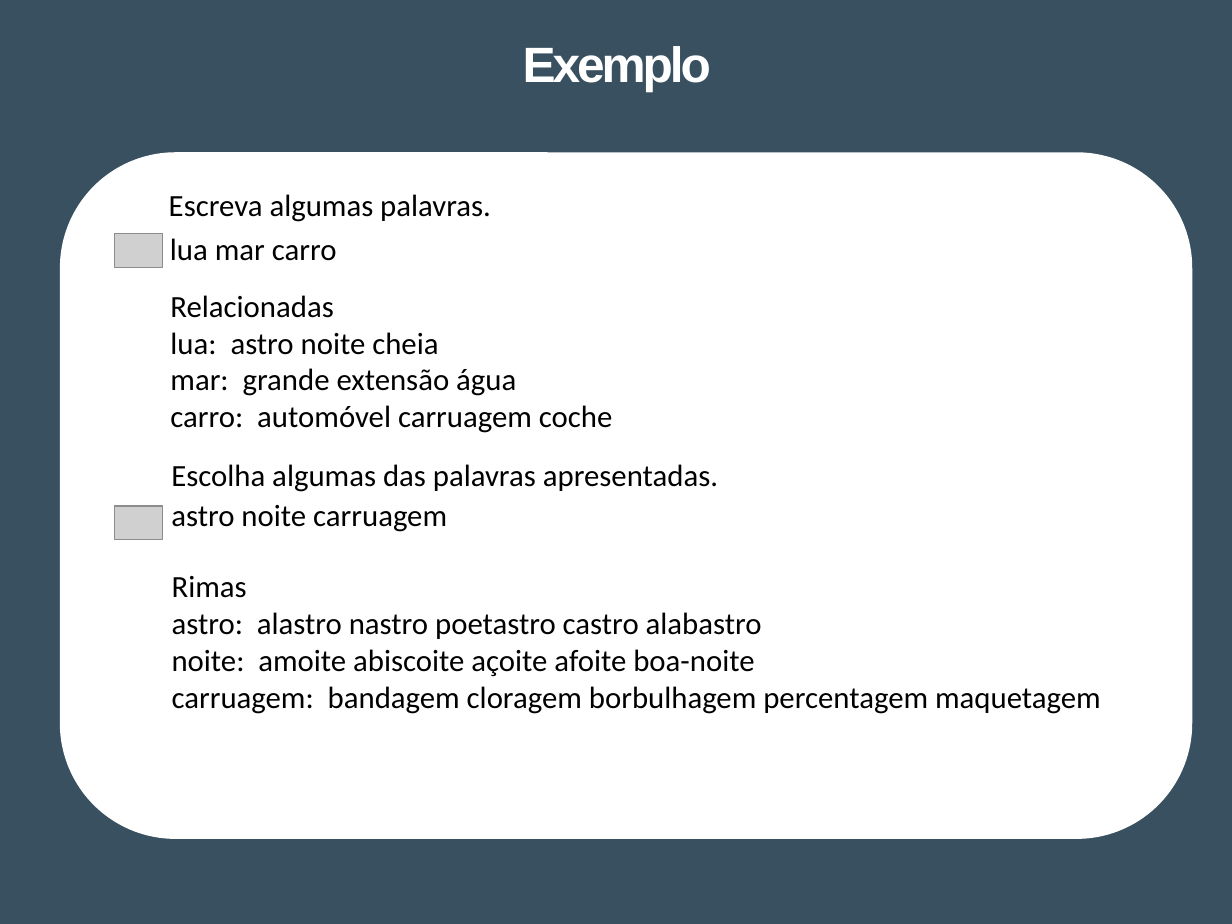
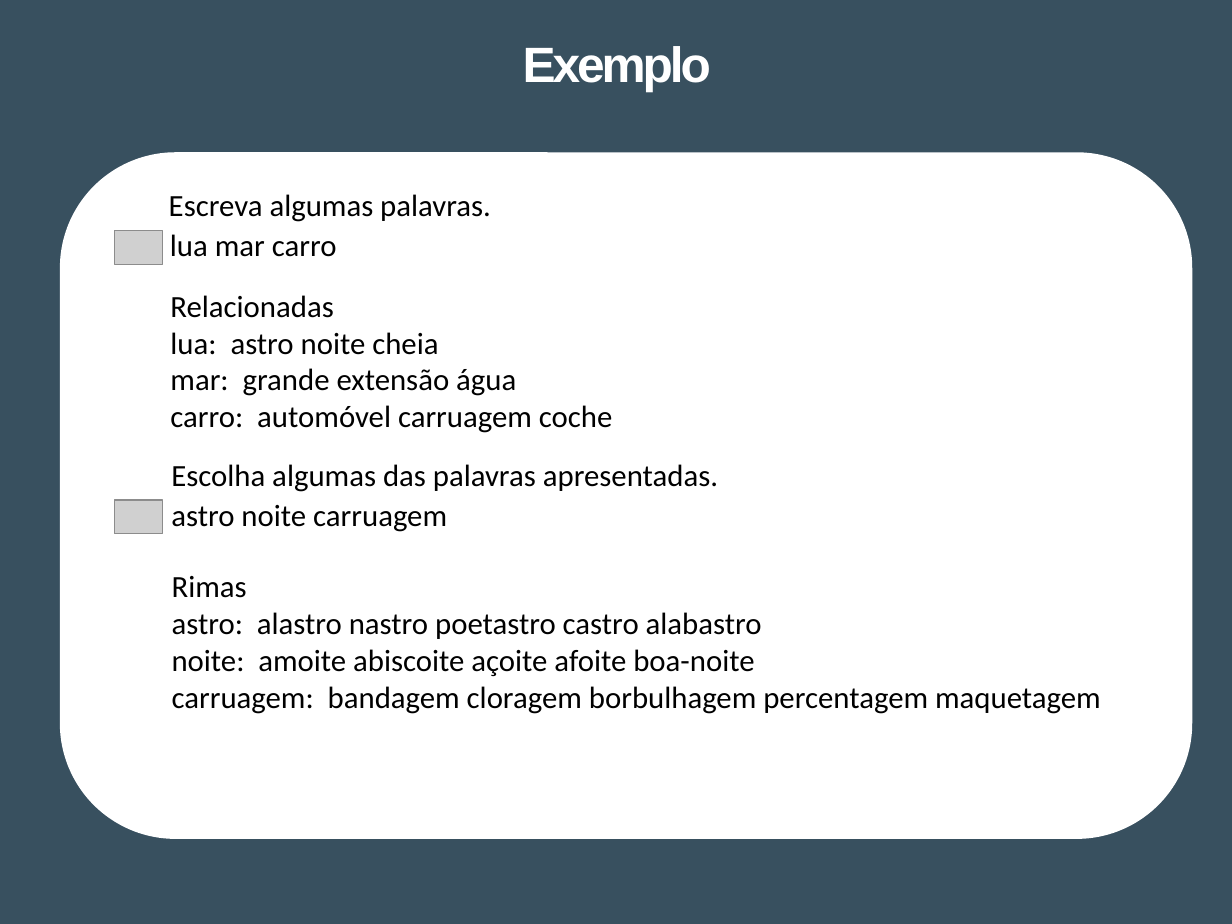
Before and after one commit to Tibblue/PLC, a slide deck: slide 8 of SPLN/tp3/apresSPLN.pptx (slide 9 before the commit). Drawn at 1232x924 pixels with LibreOffice and Linux fonts; fonts in the diff are those of the drawing; grey boxes stand for pictures. Boxes give left, top, right and bottom in pixels: in the first picture for what was removed or moved away, otherwise in the second. Text is boxed around its words. In the diff, an @@ line names an element or a change of style, - is before the commit and + after.

```diff
--- a/SPLN/tp3/apresSPLN.pptx
+++ b/SPLN/tp3/apresSPLN.pptx
@@ picture moved from (x1=115, y1=234, x2=163, y2=267) to (x1=115, y1=230, x2=163, y2=264) @@
@@ text "lua mar carro" moved from (x1=170, y1=238, x2=337, y2=261) to (x1=170, y1=234, x2=337, y2=257) @@
@@ picture moved from (x1=115, y1=506, x2=163, y2=540) to (x1=115, y1=500, x2=163, y2=533) @@
```
Also in this commit, not shown: 2 other slides changed, 1 slide added.
